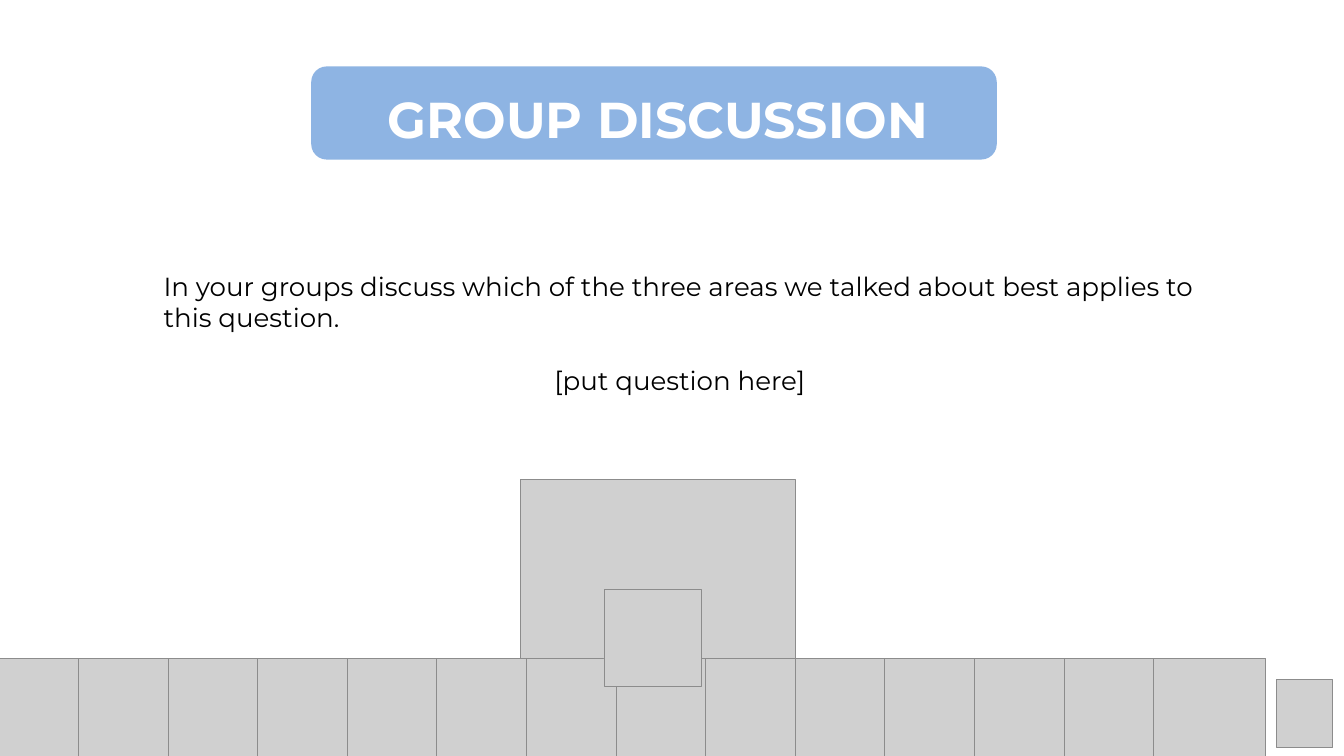
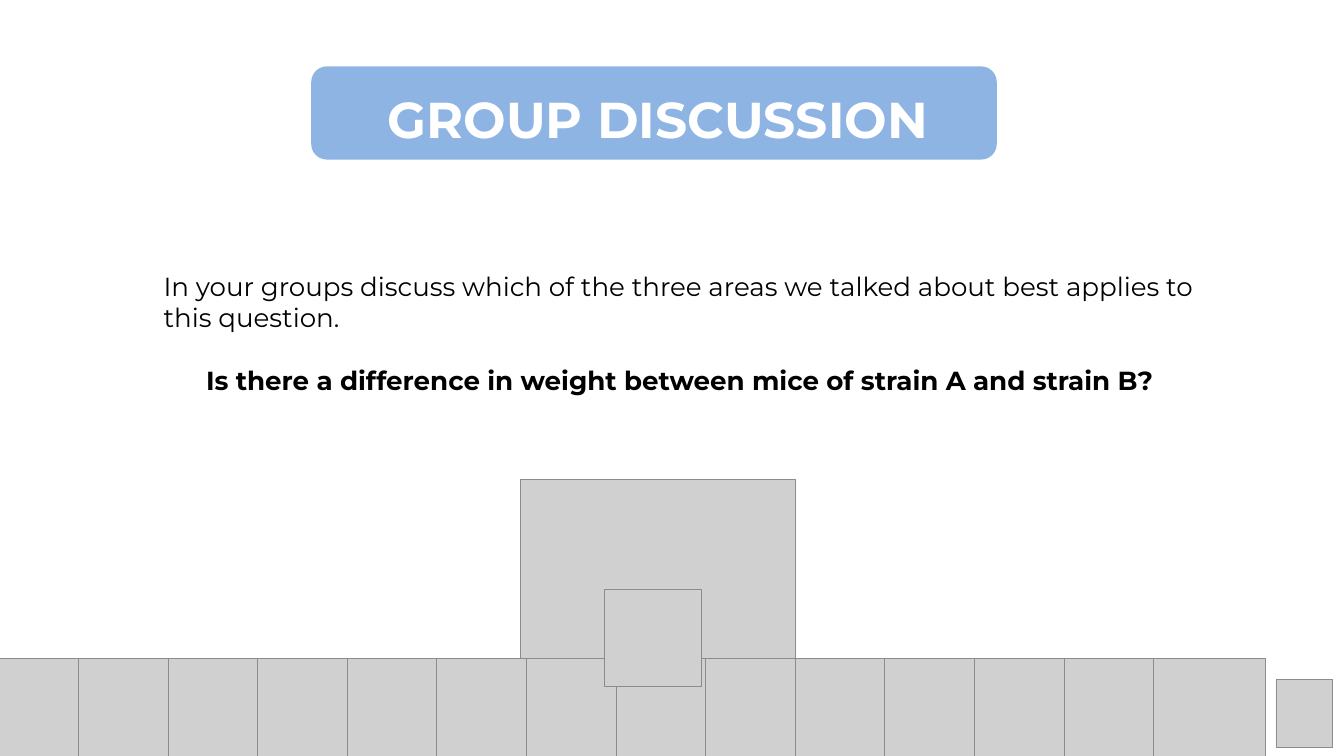
Before and after one commit to Center-for-Health-Data-Science/Foundations-of-Health-Data-Science, a slide deck: slide 23 of Slides/FHDS_Data_Analysis_Part3.pptx (slide 22 before the commit). Drawn at 1344x756 pixels with LibreOffice and Linux fonts; fonts in the diff are those of the drawing; grey boxes stand for pictures. Boxes give left, top, right and bottom in pixels: in the first picture for what was removed or moved away, otherwise in the second. Text is boxed around its words. In the diff, an @@ line names an element or a change of style, - is before the commit and + after.

Commit message:
put in questions

```diff
--- a/Slides/FHDS_Data_Analysis_Part3.pptx
+++ b/Slides/FHDS_Data_Analysis_Part3.pptx
@@ text at [206, 369, 1153, 396]: text changed; bold on @@
-[put question here]
+Is there a difference in weight between mice of strain A and strain B?
```
Also in this commit, not shown: 3 slides added, 2 other files.
